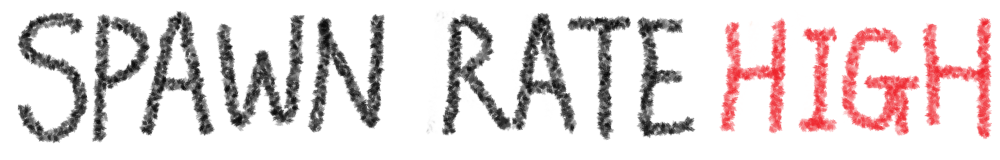
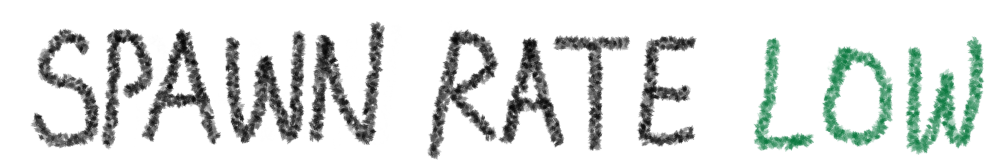
Layered file, before and after one edit (w=1000, h=160). Changes by layer:
hid "Layer 4" over [17,10,992,144]
showed "Layer 3", painted on it over [30,10,985,160]
